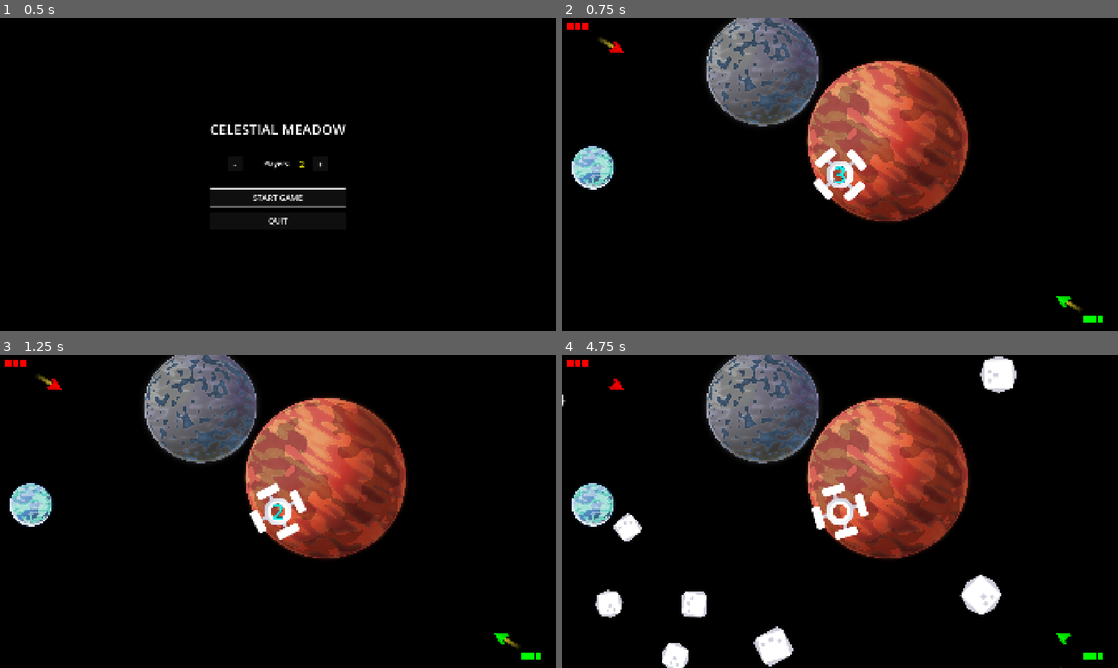
Above: before the commit, frames 1-4 (two rows, left to right).
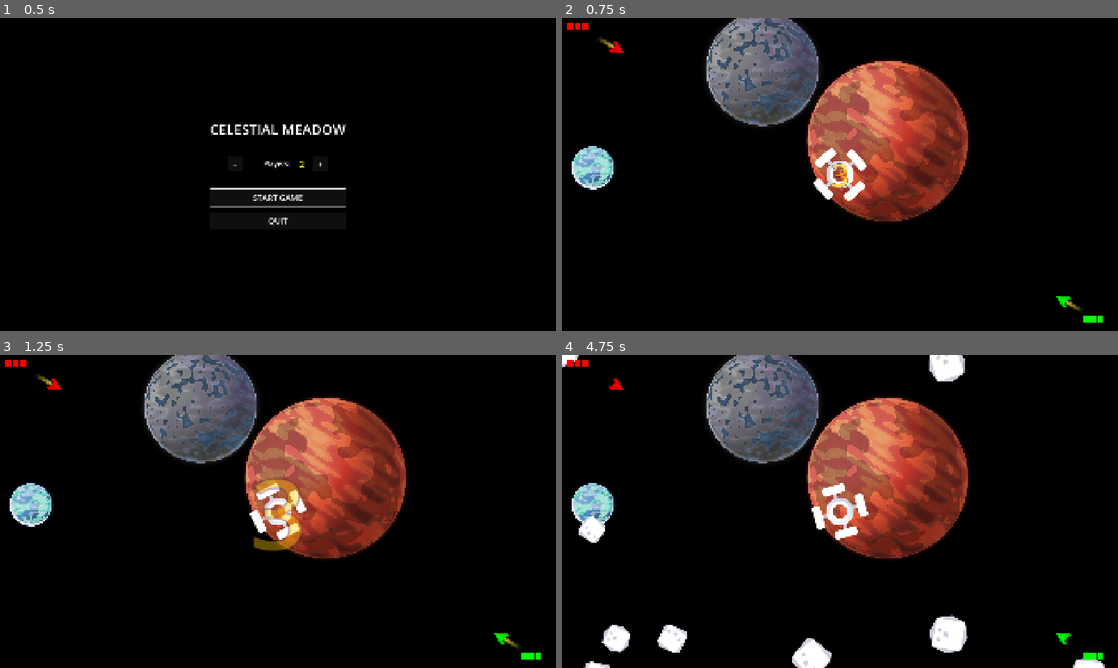
Above: after the commit, the same moments.

Repository: Teeohbee/CelestialMeadow
Game: Godot game, scene res://menu.tscn
Two runs of this game, one before a commit and one after it. Both use one fixed random seed, a clock stepped at 60 frames per second and the inputs below.
Inputs:
- Up to frame 1 (0.5 s): no input
- Up to frame 2 (0.75 s): click "START GAME" at 0.5 s
- Up to frame 3 (1.25 s): no input
- Up to frame 4 (4.75 s): no input

Frame 1 is identical in both runs. In frame 2, 0.2% of the frame differs, in the area x 48-52%, y 46-55%; in frame 3, 1.0%; in frame 4, 5.9%, in the area x 0-98%, y 0-100%.

Commit message:
Make countdown bigger, slower, and use gold/orange color scheme
Visual Changes:
- Font size: 128px -> 256px (doubled for dramatic effect)
- Label size: 200px -> 600px to accommodate larger text
- Color: Cyan -> Gold/Orange (#FFCC00) for warmth and energy
- Outline: Black -> Deep purple (#330033) for better contrast
- Outline thickness: 8px -> 12px for bolder look

Timing Changes:
- Zoom in: 0.4s -> 0.6s (50% slower)
- Fade in: 0.2s -> 0.3s
- Overshoot: 0.1s -> 0.15s
- Hold time: 0.3s -> 0.5s (67% longer)
- Fade out: 0.2s -> 0.3s

Total time per number: ~1 second -> ~1.5 seconds
Full countdown: ~3 seconds -> ~4.5 seconds

The gold/orange works great for sci-fi because:
- High visibility against dark space
- Feels energetic and exciting
- Contrasts well with purple outline
- Warning/alert aesthetic

Diff:
--- a/countdown.gd
+++ b/countdown.gd
@@ -31,21 +31,21 @@
 
 	var tween = create_tween()
 	tween.set_parallel(true)
-	# Scale up from small to large (zoom in effect)
-	tween.tween_property(countdown_label, "scale", Vector2(1.2, 1.2), 0.4).set_ease(Tween.EASE_OUT)
-	tween.tween_property(countdown_label, "modulate:a", 1.0, 0.2)
+	# Scale up from small to large (zoom in effect) - slower
+	tween.tween_property(countdown_label, "scale", Vector2(1.2, 1.2), 0.6).set_ease(Tween.EASE_OUT)
+	tween.tween_property(countdown_label, "modulate:a", 1.0, 0.3)
 
 	# Slight overshoot for impact
-	tween.chain().tween_property(countdown_label, "scale", Vector2(1.0, 1.0), 0.1)
+	tween.chain().tween_property(countdown_label, "scale", Vector2(1.0, 1.0), 0.15)
 
-	# Hold for a moment
-	await get_tree().create_timer(0.3).timeout
+	# Hold for longer
+	await get_tree().create_timer(0.5).timeout
 
-	# Fade out
+	# Fade out slower
 	var fade_tween = create_tween()
 	fade_tween.set_parallel(true)
-	fade_tween.tween_property(countdown_label, "scale", Vector2(1.5, 1.5), 0.2)
-	fade_tween.tween_property(countdown_label, "modulate:a", 0.0, 0.2)
+	fade_tween.tween_property(countdown_label, "scale", Vector2(1.5, 1.5), 0.3)
+	fade_tween.tween_property(countdown_label, "modulate:a", 0.0, 0.3)
 
 	await fade_tween.finished
 
--- a/countdown.tscn
+++ b/countdown.tscn
@@ -11,16 +11,16 @@
 anchor_top = 0.5
 anchor_right = 0.5
 anchor_bottom = 0.5
-offset_left = -100.0
-offset_top = -50.0
-offset_right = 100.0
-offset_bottom = 50.0
+offset_left = -300.0
+offset_top = -150.0
+offset_right = 300.0
+offset_bottom = 150.0
 grow_horizontal = 2
 grow_vertical = 2
-theme_override_colors/font_color = Color(0, 1, 1, 1)
-theme_override_colors/font_outline_color = Color(0, 0, 0, 1)
-theme_override_constants/outline_size = 8
-theme_override_font_sizes/font_size = 128
+theme_override_colors/font_color = Color(1, 0.8, 0, 1)
+theme_override_colors/font_outline_color = Color(0.2, 0, 0.3, 1)
+theme_override_constants/outline_size = 12
+theme_override_font_sizes/font_size = 256
 text = "3"
 horizontal_alignment = 1
 vertical_alignment = 1
Not shown, added: countdown.gd.uid
